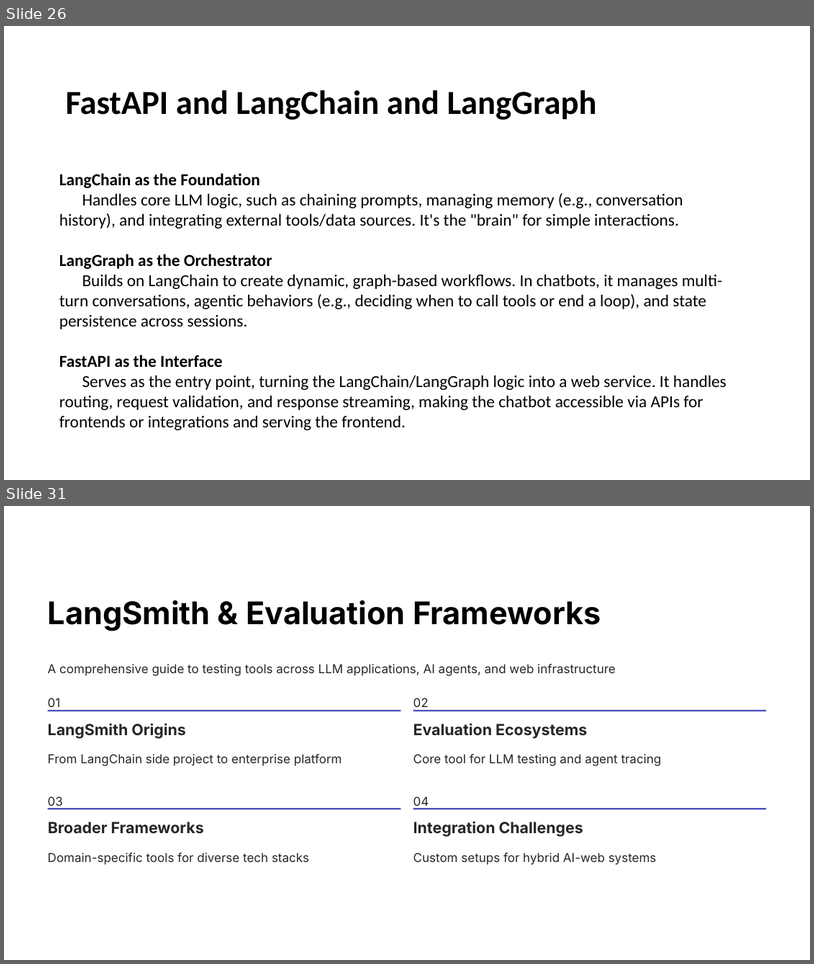
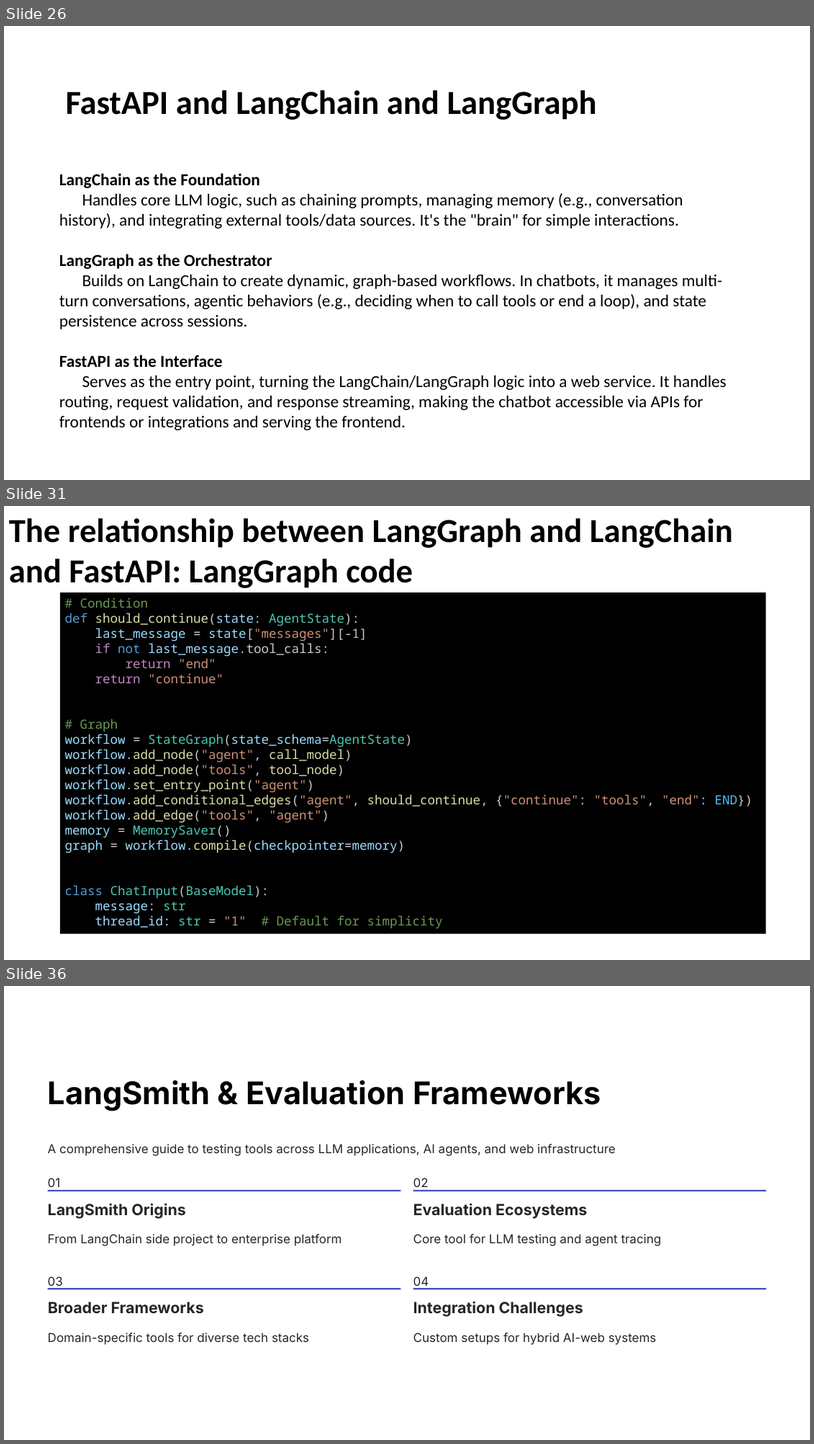
Before and after one commit to enoch-sit/proj01_chatbot_edu, a slide deck: week08/AI Agent Design III LangSmith-and-Evaluation-Frameworks.pptx. Shown one above the other, each under a label of ours: slides 26 and 31 before the commit, slides 26, 31 and 36 after it; the slides between them are not shown. The pictures are 814x964 and 814x1444 pixels, drawn with LibreOffice and Linux fonts; fonts in the diff are those of the drawing. Boxes give left, top, right and bottom in pixels: in the first picture for what was removed or moved away, otherwise in the second. Text is boxed around its words. In the diff, an @@ line names an element or a change of style, - is before the commit and + after.

```diff
--- a/week08/AI Agent Design III LangSmith-and-Evaluation-Frameworks.pptx
+++ b/week08/AI Agent Design III LangSmith-and-Evaluation-Frameworks.pptx
@@ slide 31 added at <box>4,506,810,960</box>, background #000000; not listed: 1 template element that a slide beside it also shows @@
@@ text added at <box>9,518,733,588</box>, 48 pt, text #000000, bold @@
+The relationship between LangGraph and LangChain and FastAPI: LangGraph code
@@ rectangle added at <box>60,592,766,934</box>, fill #000000, 18 pt, text #9CDCFE @@
+# Condition
+def should_continue(state: AgentState):
+last_message = state["messages"][-1]
+if not last_message.tool_calls:
+return "end"
+return "continue"
+# Graph
+workflow = StateGraph(state_schema=AgentState)
+workflow.add_node("agent", call_model)
+workflow.add_node("tools", tool_node)
+workflow.set_entry_point("agent")
+workflow.add_conditional_edges("agent", should_continue, {"continue": "tools", "end": END})
+workflow.add_edge("tools", "agent")
+memory = MemorySaver()
+graph = workflow.compile(checkpointer=memory)
+class ChatInput(BaseModel):
+message: str
+thread_id: str = "1" # Default for simplicity
@@ what was slide 31 is now slide 36 @@
```
Also in this commit, not shown: 9 slides changed, 6 other slides added, 2 slides removed, 6 other files.
